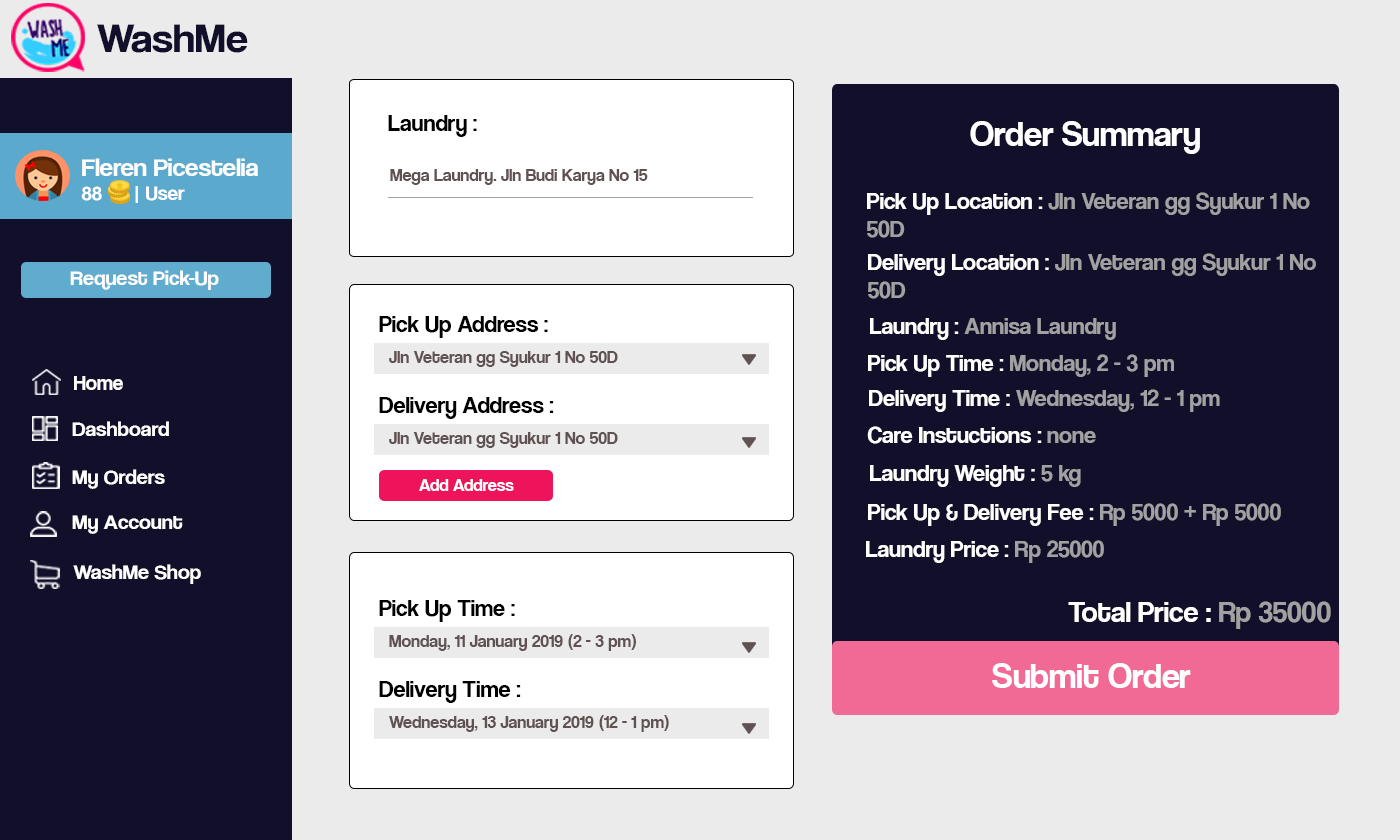
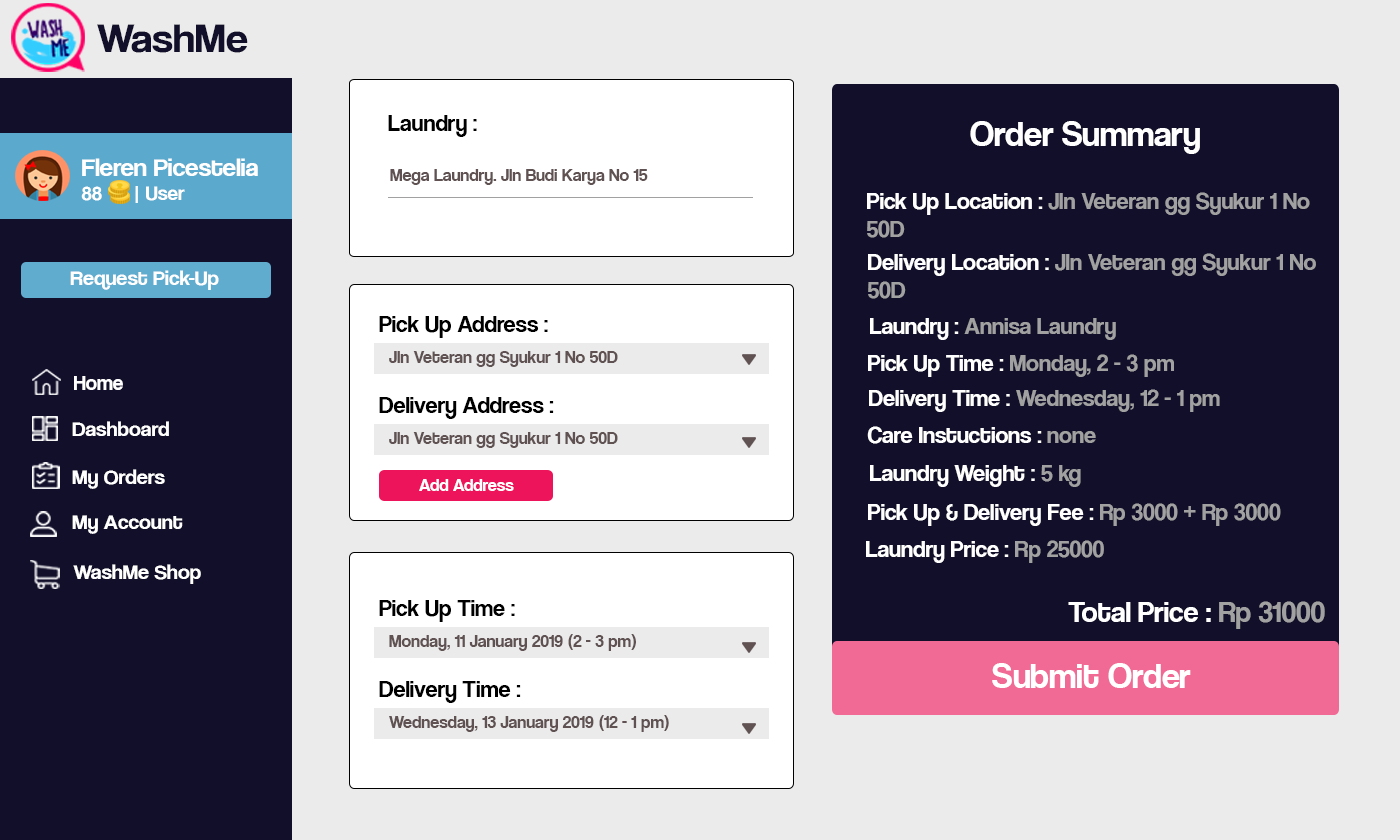
Two versions of the same layered image (1400px x 840px). Layer-by-layer changes:
renamed "Total Price : Rp 35000" to "Total Price : Rp 31000", painted on it over [1272, 601, 1331, 623]
renamed "Pick Up & Delivery Fee : Rp 5000 + Rp 5000" to "Pick Up & Delivery Fee : Rp 3000 + Rp 3000", painted on it over [1131, 503, 1281, 526]
